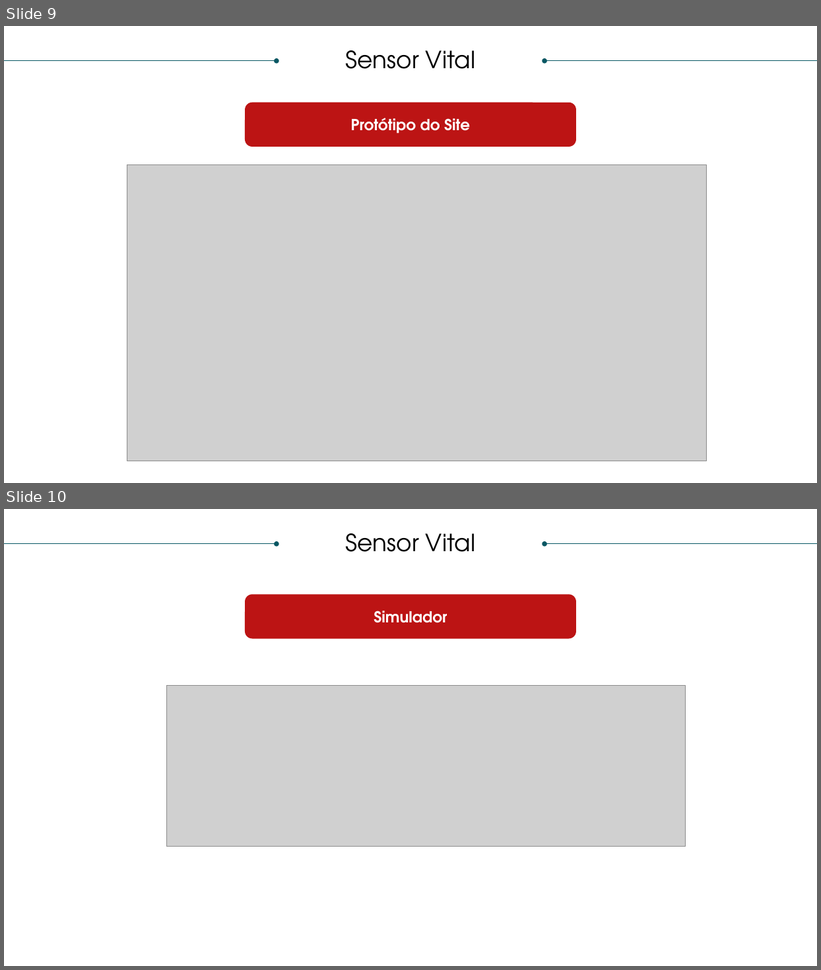
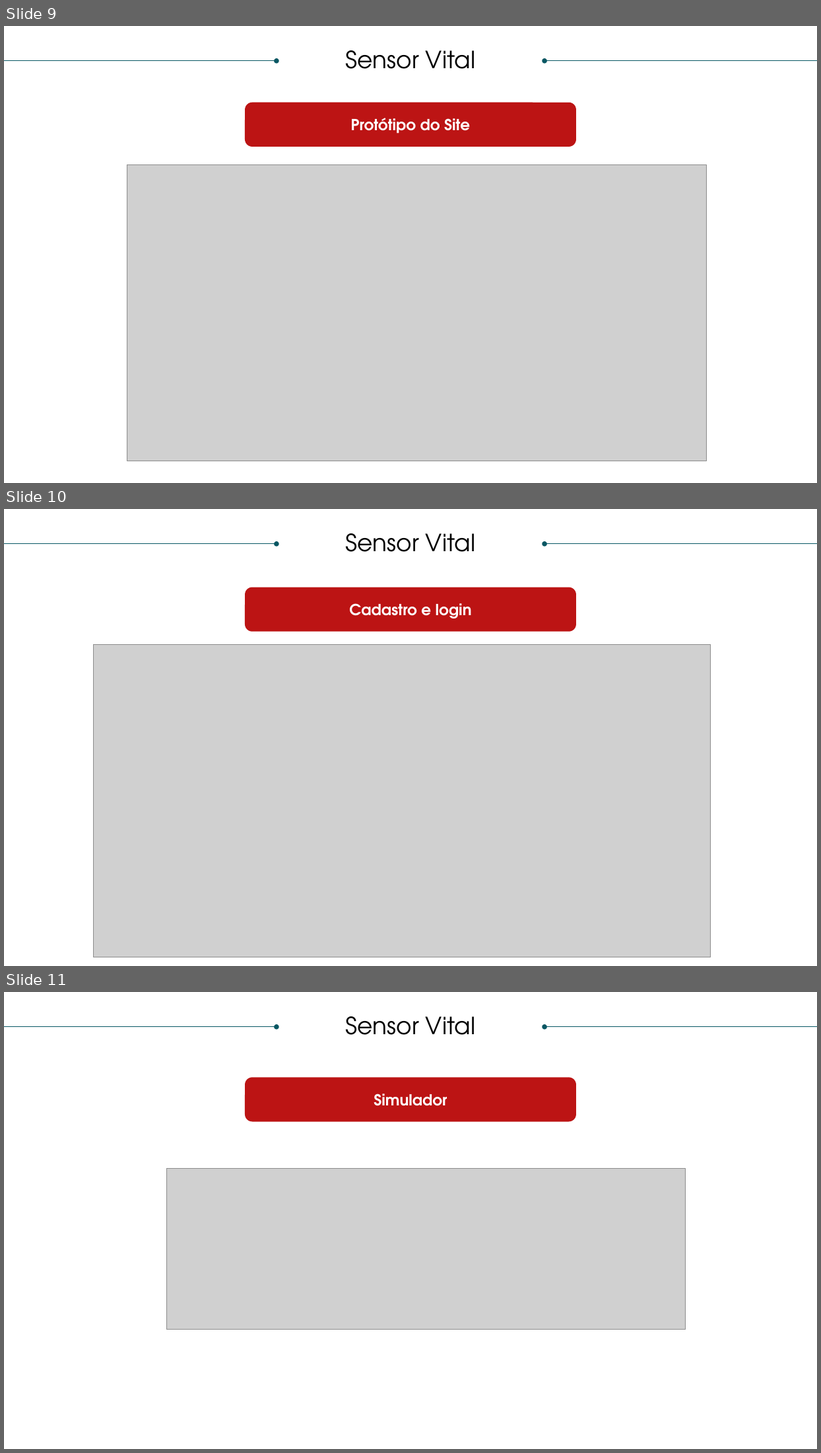
Before and after one commit to victorsamir-bandtec/Sersor-Vital, a slide deck: Apresentação/SPRINT 2.pptx. Shown one above the other, each under a label of ours: slides 9 and 10 before the commit, slides 9, 10 and 11 after it. The pictures are 821x970 and 821x1453 pixels, drawn with LibreOffice and Linux fonts; fonts in the diff are those of the drawing; grey boxes stand for pictures. Boxes give left, top, right and bottom in pixels: in the first picture for what was removed or moved away, otherwise in the second. Text is boxed around its words. In the diff, an @@ line names an element or a change of style, - is before the commit and + after.

```diff
--- a/Apresentação/SPRINT 2.pptx
+++ b/Apresentação/SPRINT 2.pptx
@@ slide 10 added at (4, 509, 817, 966), background #FFFFFF @@
@@ arrow added from (4, 544) to (277, 544), #085764 0.5 pt @@
@@ text added at (346, 533, 475, 552), 28 pt, text #000000 @@
+Sensor Vital
@@ arrow added from (817, 544) to (545, 544), #085764 0.5 pt @@
@@ rounded rectangle added at (245, 587, 576, 632), fill #BC1414, 18 pt, text #FFFFFF, bold @@
+Cadastro e login
@@ picture added at (94, 644, 711, 957) @@
@@ what was slide 10 is now slide 11 @@
```
Also in this commit, not shown: 2 slides changed, 1 other file.
